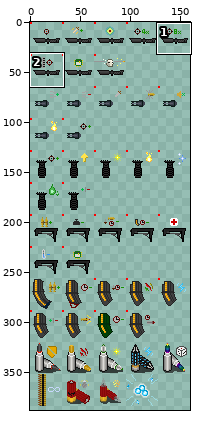
File history of a sprite sheet, core/src/main/assets/actors/heros/guns/gun_attachments/gunattachment_spritesheet.png. Above, an overview of the earlier version with the close-up marked.
Close-up. As it was:
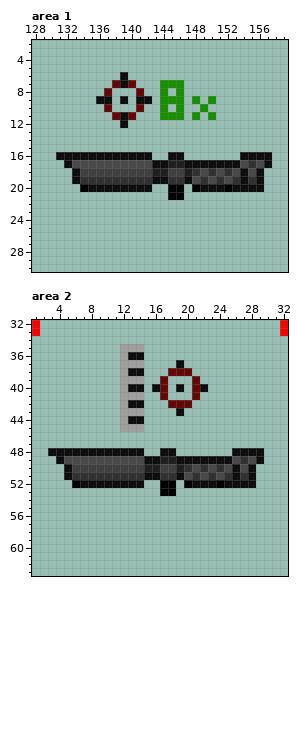
The file is 160x416 pixels. Colours within 5 levels of each other are drawn and written as one. Shown: area 1: x 128..159, y 2..30; area 2: x 1..32, y 32..63. The wide view leaves out empty margins. The commit also changed other parts of the picture, which this record leaves out.
Now the later version:
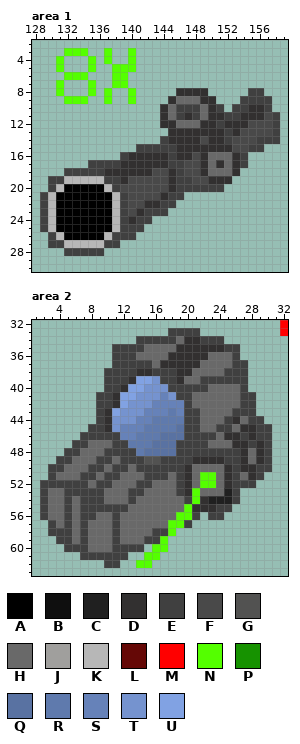
Palette (. is transparent): A #000000  B #0f0f0f  C #202020  D #323030  E #404040  F #494949  G #525251  H #696969  J #a09f9d  K #b7b7b7  L #650806  M #ff0000  N #54ff00  P #169200  Q #5972a2  R #5f7aad  S #6682b9  T #7593cf  U #81a2e3
Changes in this commit:
Changed rows in their new state; - is an unchanged pixel.
Area 1:
first column x 129:
 3 ---NNN--N--N------------------
 4 --N---N-N--N------------------
 5 --N---N--NNN------------------
 6 ---NNN---NN-------------------
 7 --N---N--NN.---...------------
 8 --N---N-N--N.--.-DDDD-----EE--
 9 ---NNN-.N-.N..-.DHHHDD---EEEE-
10 --------.---.--DHEEEHDE-EEDDE-
11 ---------...---DHEDEHDDEEDDDFE
12 ----------.----DDHHHDDEDDDFFFE
13 ----------------DDDDDDDEDFFFFE
14 ---------------EDDDDFDDEFFFEEE
15 ------------EEEEEDDDDDDDFFEE--
16 --........EDDDDDEDDFDHHHDE...-
17 ---...EEEEDDDDDDEEFFDHDHDE...-
18 ---EE---DDDDDDFFD-FFDHHHD...--
19 -EEKKKKKEE-FFFFF-EE-FD-D....--
20 -EKAA-AAKEFFFFFFDEEEEEE.....--
21 EKAAAAAAAKEFFFFDEE------------
22 EKAAAAAAAKEFFDDEE-------------
23 EKAAAAAAAKEFDEEE--------------
24 EKAAAAAAAKEDEE----------------
25 EKAAAAAAAKEEE-----------------
26 -EKAAAAAKEEE------------------
27 -EEKKKKKEE--------------------
28 ---EEEEE----------------------
Area 2:
first column x 1:
32 .-----------------------------
33 .----------------EEEE---------
34 -------------EEEEEHDDEEE------
35 ----------EEEEHHHHDDDDDDEE----
36 ----------EEEHHHHDDDDDHHHE----
37 ----------EEEEEHDDDDDHHHHEE---
38 ---------EEEEDDEEEDDHHHHEEE---
39 ---------EEEDUUTEEDHHEEEEEE---
40 ---------EEDUUTTTEEEEEHHHHE---
41 --------EEDUUTTTSTEEHHHHHHEE--
42 --------EEDUTTTSSSSEHHHHHHEE--
43 --------EDUTTTSSSRSEEHHHHEEE--
44 --------EDTTTSSRRRREEHHHEDHEE-
45 -------EEDTSSSRRRRQEEHHEEHDDEE
46 ------EEEEESSRRRQQQEEEEHDDEDEE
47 -----EEHHHEERRRQQQEEEEHHHDDEDE
48 --..EEHHHEEEERQQQQEEEEEEEEDHDE
49 ---EEHHHEEHEEEGGEEEEDDDDEE-HDE
50 --EEHHH--H--H-EE--E-HHHHDEDDEE
51 --EHHHEEHEEHHHEEEHEDHNNH-EHDE-
52 -EEEEEEHEEHHHEEHHHEDHNNHDEEE--
53 -EHHEEEEEHHHEEHHHHEDNHHHCE----
54 -EHHEHEEEHHHEHHHHHHENDCCCE----
55 -EHHEHEEEEEEHHHHHHHNDDDEE-----
56 -EHHEHEEHHEHHHHHHHNNE-EE------
57 --EHEHEHHHEHHHHHHNNE----------
58 --EEEHEHHHEHHHHEEN------------
59 ---EEHEHHHEHHHEEN-------------
60 ----EEEHHHEEEE-NN-------------
61 ------EEEEEE--NN--------------
62 ---------EE--NN---------------
Changed places in both close-ups, as pixel boxes (x1, y1, x2, y2):
changed: (40, 48, 280, 256)
erased: (32, 320, 40, 336)
changed: (40, 328, 272, 568)
